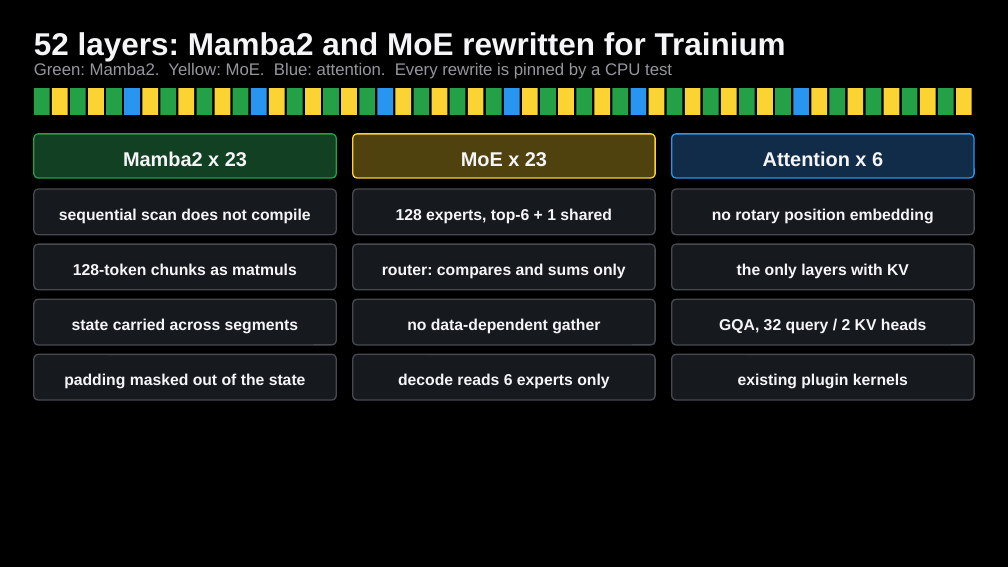
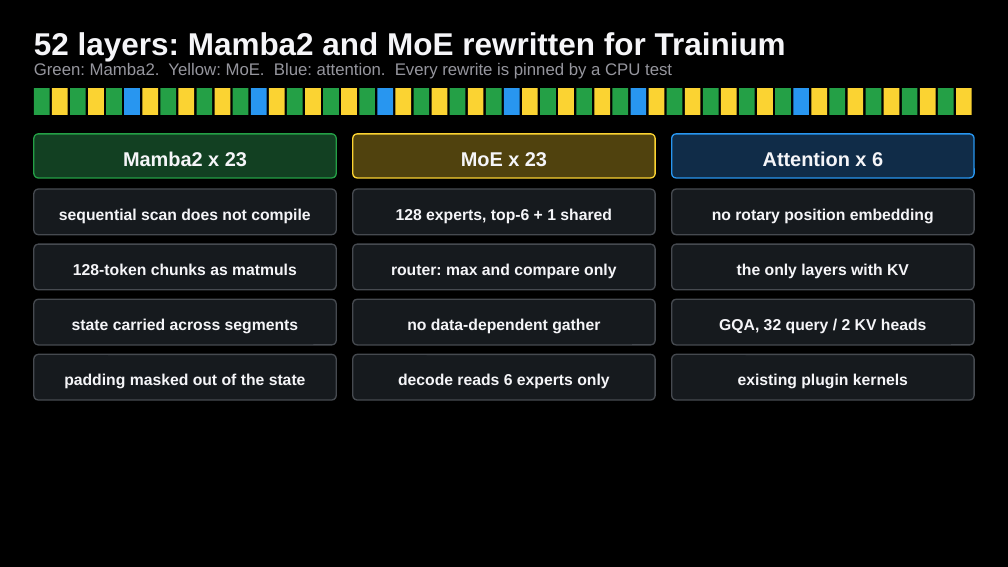
Before and after one commit to littlemex/zenn, a slide deck: slide 3 of diagrams/articles/162e5225ba1c9b-figures.pptx. Drawn at 1008x567 pixels with LibreOffice and Linux fonts; fonts in the diff are those of the drawing. Boxes give left, top, right and bottom in pixels: in the first picture for what was removed or moved away, otherwise in the second. Text is boxed around its words. In the diff, an @@ line names an element or a change of style, - is before the commit and + after.

Commit message:
articles: NemotronH on vLLM Neuron plugin: short layer section, details for chunked SSD and the router

```diff
--- a/diagrams/articles/162e5225ba1c9b-figures.pptx
+++ b/diagrams/articles/162e5225ba1c9b-figures.pptx
@@ text in rounded rectangle at box(391, 263, 616, 279): text changed @@
-router: compares and sums only
+router: max and compare only
```
Also in this commit, not shown: 2 slides added, 4 other files.
